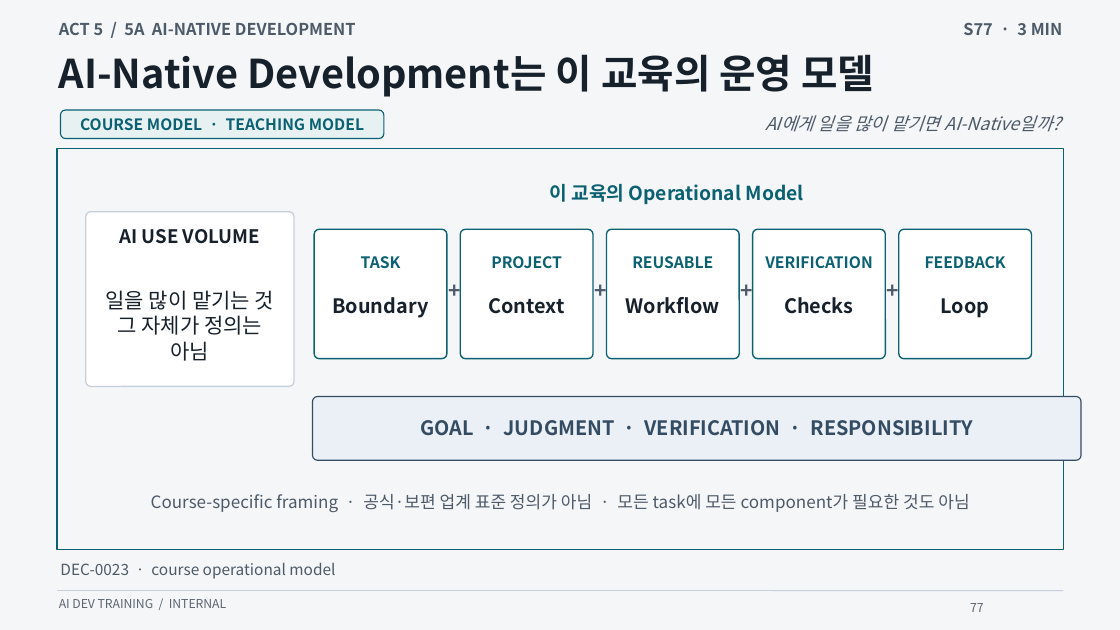
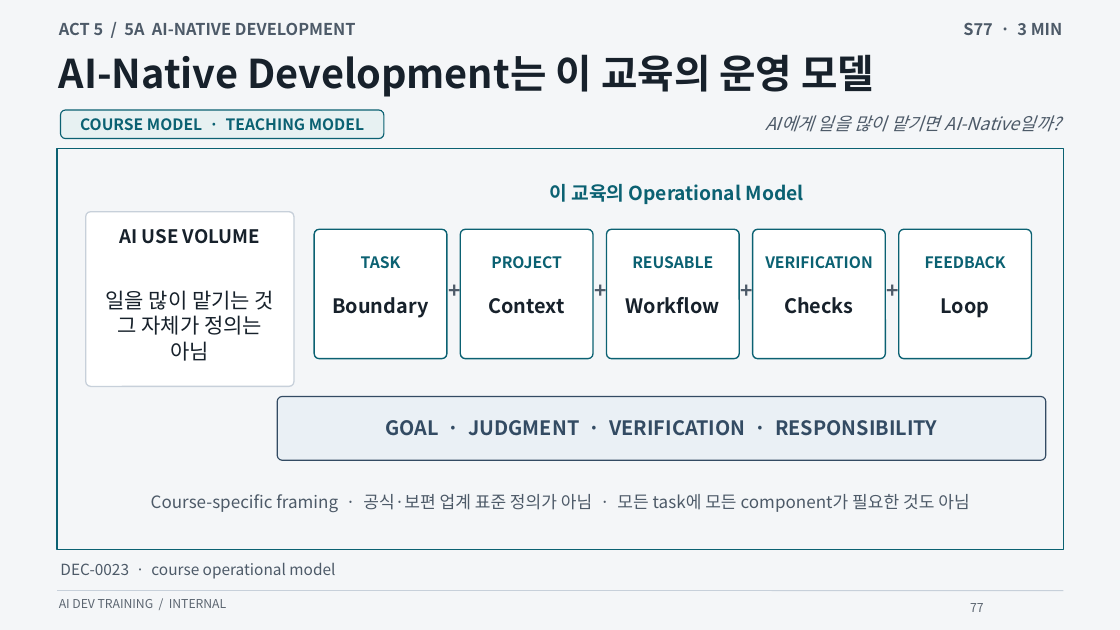
Before and after one commit to GideokKim/ai-dev-training, a slide deck: slide 77 of production/AI_Dev_Training_Full.pptx. Drawn at 1120x630 pixels with LibreOffice and Linux fonts; fonts in the diff are those of the drawing. Boxes give left, top, right and bottom in pixels: in the first picture for what was removed or moved away, otherwise in the second. Text is boxed around its words. In the diff, an @@ line names an element or a change of style, - is before the commit and + after.

```diff
--- a/production/AI_Dev_Training_Full.pptx
+++ b/production/AI_Dev_Training_Full.pptx
@@ rounded rectangle: place and size @@
-rounded rectangle at (313, 397, 1081, 460)
+rounded rectangle at (277, 397, 1046, 460)
@@ text "GOAL · JUDGMENT · VERIFICATION ...": place and size @@
-text "GOAL · JUDGMENT · VERIFICATION ..." at (420, 420, 972, 436)
+text "GOAL · JUDGMENT · VERIFICATION ..." at (385, 420, 937, 436)
```
Also in this commit, not shown: 1 other slide changed, 3 other files.
